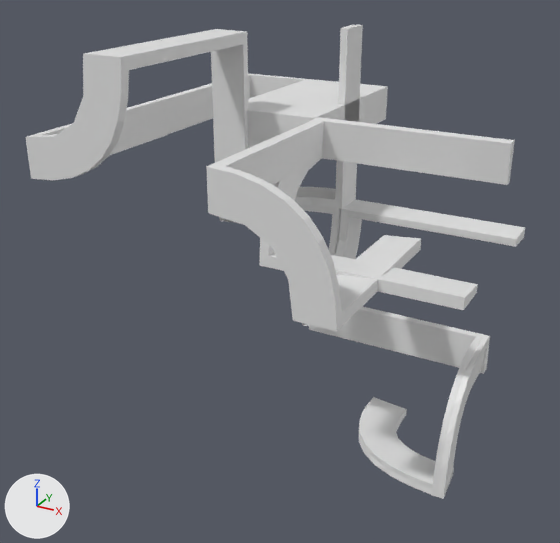
Before and after pictures for a commit that changed the OBJ model data/bmc/SET_4W2C/t_147.obj.
Rendered twice from a camera (50 mm lens) standing at (0.87, -1.766, 0.736) and looking at (-0.055, -0.083, -0.105). The lights are fixed; the arrows at lower left show +X, +Y and +Z. Where no turn or scale is listed for an object, it has been applied to the vertices.

In view in the first picture: 't_147'.
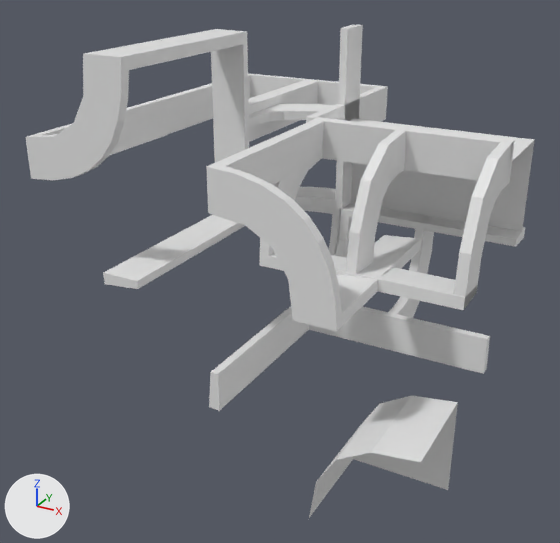
Pixel boxes [x1, y1, x2, y2] of what changed, in the pictures (560 x 543 px):
't_147', reshaped: before [26, 25, 525, 499]; after [26, 25, 534, 518]
part 1 of me_t_147, added: after [209, 306, 309, 411]
part 2 of me_t_147, deleted: before [359, 335, 488, 499]
part 3 of me_t_147, added: after [43, 25, 534, 374]
part 4 of me_t_147, added: after [309, 396, 458, 518]

What changed in the scene script:
```text
Change me_t_147:
    used by ob_t_147; location = (0.0, 0.0, 0.0)
    remove me_t_147.from_pydata(...)  # 525 vertices, 980 faces; spans x -0.5..0.5, y -0.5..0.5, z -0.5..0.501
    add me_t_147.from_pydata(...)  # 801 vertices, 1553 faces; spans x -0.5..0.5, y -0.5..0.5, z -0.5..0.501
    me_t_147 part 1: a new loose piece of 46 vertices spanning x -0.03..0.0, y -0.479..0.0, z -0.3..-0.2
    me_t_147 part 2: the loose piece of 145 vertices spanning x 0.199..0.5, y -0.287..0.0, z -0.5..-0.199 is deleted
    me_t_147 part 3: 364 vertices added at x -0.5..0.5, y -0.5..0.5, z -0.3..0.501
    me_t_147 part 4: 11 vertices added at x 0.25..0.5, y -0.5..-0.25, z -0.5..-0.25
```
